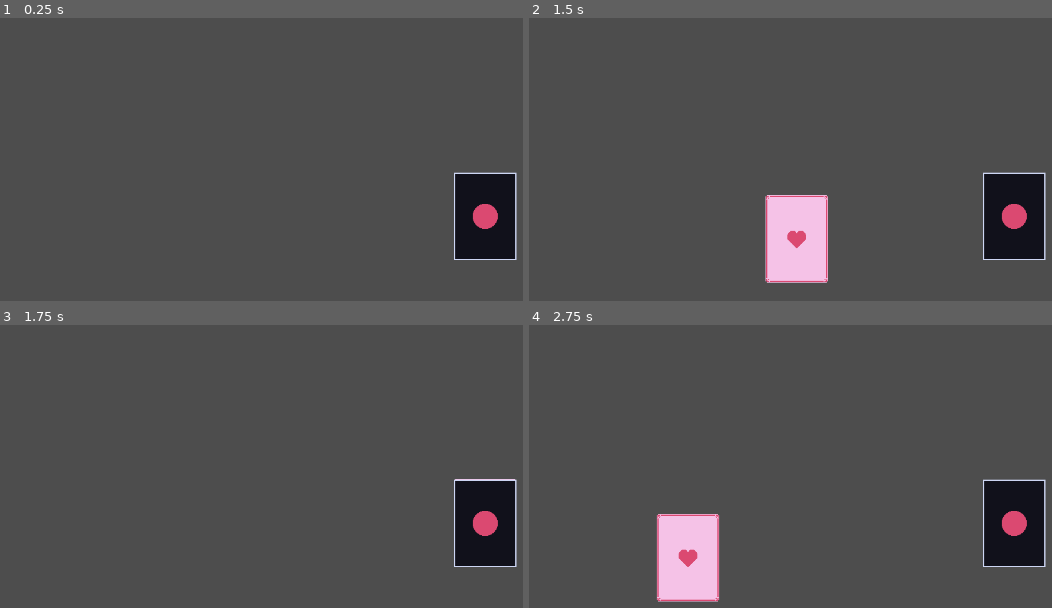
Above: before the commit, frames 1-4 (two rows, left to right).
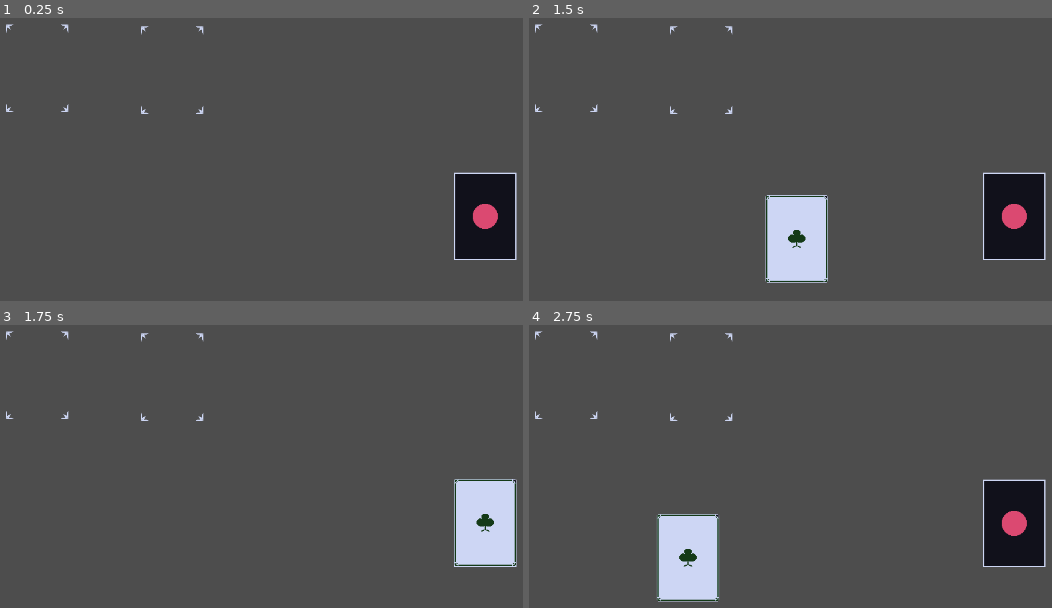
Above: after the commit, the same moments.

Repository: Ilwel/card-game-starter-pack
Game: Godot game, scene res://Scenes/MainExamples/MainBalatroTest.tscn
The game is run twice, just before and just after one commit, with the same random seed, the same clock (stepped at 60 frames per second) and the same inputs. Before the commit the project starts from res://Scenes/MainBalatroTest.tscn.
Inputs (mouse positions are in pixels of both pictures, inside the frame that each line leads up to):
- Up to frame 1 (0.25 s): no input
- Up to frame 2 (1.5 s): tap Enter at 0.5 s; drag from (1015, 216) to (769, 32) at 0.52 s; tap Space at 1.25 s; drag from (685, 250) to (1015, 216) at 1.27 s
- Up to frame 3 (1.75 s): no input
- Up to frame 4 (2.75 s): move the mouse to (769, 339) at 2.02 s; click (769, 339) at 2.17 s

The runs differ from the first frame. In frame 1, 0.2% of the frame differs, in the area x 1-40%, y 2-34%; in frame 2, 3.9%, in the area x 1-58%, y 2-94%; in frame 3, 3.8%; in frame 4, 3.8%.

Commit message:
feat: drag and drop on slot

Diff:
--- a/Assets/DeckData/deck_example.json
+++ b/Assets/DeckData/deck_example.json
@@ -1,5 +1,6 @@
 [
-	"hearts", "hearts", "hearts",
-	"hearts", "hearts", "hearts",
-	"hearts", "hearts", "hearts",
+	"hearts", "spades", "diamonds", "clubs",
+	"hearts", "spades", "diamonds", "clubs",
+	"hearts", "spades", "diamonds", "clubs",
+	"hearts", "spades", "diamonds", "clubs",
 ]
--- a/Scenes/MainBalatroTest.tscn
+++ /dev/null
@@ -1,13 +0,0 @@
-[gd_scene load_steps=3 format=3 uid="uid://2pbjwookgu6t"]
-
-[ext_resource type="PackedScene" uid="uid://c76xrtcqxpntm" path="res://Scenes/Hands/HandBalatro.tscn" id="1_bsbhq"]
-[ext_resource type="PackedScene" uid="uid://l1gxjt6we0nk" path="res://Scenes/Deck.tscn" id="2_a77vm"]
-
-[node name="MainBalatroTest" type="Node2D"]
-
-[node name="HandBalatro" parent="." instance=ExtResource("1_bsbhq")]
-highlight_cards_limit = 3
-
-[node name="Deck" parent="." node_paths=PackedStringArray("hand") instance=ExtResource("2_a77vm")]
-position = Vector2(1162, 495)
-hand = NodePath("../HandBalatro")
--- /dev/null
+++ b/Scenes/MainExamples/MainBalatroTest.tscn
@@ -0,0 +1,20 @@
+[gd_scene load_steps=4 format=3 uid="uid://2pbjwookgu6t"]
+
+[ext_resource type="PackedScene" uid="uid://c76xrtcqxpntm" path="res://Scenes/Hands/HandBalatro.tscn" id="1_djouo"]
+[ext_resource type="PackedScene" uid="uid://l1gxjt6we0nk" path="res://Scenes/Deck.tscn" id="2_dysry"]
+[ext_resource type="PackedScene" uid="uid://brwg7gyk7w647" path="res://Scenes/Slot.tscn" id="3_dysry"]
+
+[node name="MainBalatroTest" type="Node2D"]
+
+[node name="HandBalatro" parent="." instance=ExtResource("1_djouo")]
+highlight_cards_limit = 3
+
+[node name="Deck" parent="." node_paths=PackedStringArray("hand") instance=ExtResource("2_dysry")]
+position = Vector2(1162, 495)
+hand = NodePath("../HandBalatro")
+
+[node name="Slot2" parent="." instance=ExtResource("3_dysry")]
+position = Vector2(661, 261)
+
+[node name="Slot" parent="." instance=ExtResource("3_dysry")]
+position = Vector2(445, 258)
--- /dev/null
+++ b/Scenes/MainExamples/MainHandTest.tscn
@@ -0,0 +1,19 @@
+[gd_scene load_steps=4 format=3 uid="uid://voc736qbshtg"]
+
+[ext_resource type="PackedScene" uid="uid://cvl8j2086bm7e" path="res://Scenes/Hands/Hand.tscn" id="1_q73k7"]
+[ext_resource type="PackedScene" uid="uid://l1gxjt6we0nk" path="res://Scenes/Deck.tscn" id="2_ydqno"]
+[ext_resource type="PackedScene" uid="uid://brwg7gyk7w647" path="res://Scenes/Slot.tscn" id="3_631kj"]
+
+[node name="MainHandTest" type="Node2D"]
+
+[node name="Hand" parent="." instance=ExtResource("1_q73k7")]
+
+[node name="Deck" parent="." node_paths=PackedStringArray("hand") instance=ExtResource("2_ydqno")]
+position = Vector2(1132, 480)
+hand = NodePath("../Hand")
+
+[node name="Slot" parent="." instance=ExtResource("3_631kj")]
+position = Vector2(766, 309)
+
+[node name="Slot2" parent="." instance=ExtResource("3_631kj")]
+position = Vector2(502, 306)
--- /dev/null
+++ b/Scenes/Slot.tscn
@@ -0,0 +1,20 @@
+[gd_scene load_steps=4 format=3 uid="uid://brwg7gyk7w647"]
+
+[ext_resource type="Texture2D" uid="uid://bg3u8572d8o2w" path="res://Assets/CardSlot.png" id="1_vqo0j"]
+[ext_resource type="Script" uid="uid://c2w886xlneqld" path="res://Scripts/CardSlot.gd" id="2_4h18v"]
+
+[sub_resource type="RectangleShape2D" id="RectangleShape2D_4h18v"]
+size = Vector2(100, 140)
+
+[node name="Slot" type="Node2D"]
+script = ExtResource("2_4h18v")
+
+[node name="SlotSprite" type="Sprite2D" parent="."]
+texture = ExtResource("1_vqo0j")
+
+[node name="SlotArea" type="Area2D" parent="."]
+collision_layer = 2
+
+[node name="SlotCollision" type="CollisionShape2D" parent="SlotArea"]
+shape = SubResource("RectangleShape2D_4h18v")
+debug_color = Color(0.5923751, 0.5353268, 0.3240531, 0.41960785)
--- a/Scripts/Card.gd
+++ b/Scripts/Card.gd
@@ -4,6 +4,7 @@
 
 @onready var card_back_sprite = $CardBackSprite
 @onready var card_sprite = $CardSprite
+@onready var card_collision = $CardArea/CardCollision
 var card_id = ""
 
 signal click
--- a/Scripts/CardManager.gd
+++ b/Scripts/CardManager.gd
@@ -1,7 +1,7 @@
 extends Node2D
 
 @onready var screen_size: Vector2 = get_viewport_rect().size
-var card_being_dragged = null
+var card_being_dragged: Card = null
 var current_time: float = 0.0
 
 func _ready() -> void:
@@ -32,6 +32,7 @@
 
 func start_drag(card: Card):
 	card_being_dragged = card
+	card_being_dragged.z_index = 1
 
 func handle_balatro_finish_drag():
 	var hand: HandBalatro = get_parent()
@@ -41,11 +42,28 @@
 	elif is_instance_of(get_parent(), HandBalatro) and get_parent().highlight_cards.has(card_being_dragged) and current_time > 0.2:
 		remove_card_from_highlights(card_being_dragged)
 
+func handle_slot(card_slot: CardSlot):
+	remove_child(card_being_dragged)
+	card_being_dragged.card_collision.disabled = true
+	card_being_dragged.z_index = -1
+	card_slot.add_child(card_being_dragged)
+	card_slot.move_child(card_being_dragged, 0)
+	card_being_dragged.global_position = card_slot.global_position
+	card_slot.slot_full = true
+	if is_instance_of(get_parent(), HandBalatro) and get_parent().highlight_cards.has(card_being_dragged):
+		remove_card_from_highlights(card_being_dragged)
+
 func finish_drag():
 	if not card_being_dragged:
 		return
-	if is_instance_of(get_parent(), HandBalatro):
+	var card_slot_found = raycast_check_for_slot()
+	if card_slot_found and not card_slot_found.slot_full:
+		handle_slot(card_slot_found)
+	elif is_instance_of(get_parent(), HandBalatro):
 		handle_balatro_finish_drag()
+		card_being_dragged.z_index = 0
+	else:
+		card_being_dragged.z_index = 0
 	current_time = 0.0
 	card_being_dragged = null
 
@@ -65,6 +83,12 @@
 	var result: Array = Globals.intersect_point_with_mask(1)
 	if result.size() > 0:
 		return _get_highest_z_card(result)
+	return null
+
+func raycast_check_for_slot() -> CardSlot:
+	var result: Array = Globals.intersect_point_with_mask(2)
+	if result.size() > 0:
+		return result[0].collider.get_parent()
 	return null
 
 func connect_card_signals(card:Card):
--- /dev/null
+++ b/Scripts/CardSlot.gd
@@ -0,0 +1,10 @@
+class_name CardSlot extends Node
+
+var slot_full = false
+
+func _ready() -> void:
+	pass
+
+
+func _process(_delta: float) -> void:
+	pass
Binary file added: Assets/CardSlot.png
Not shown, added: Assets/CardSlot.png.import
Not shown, added: Scripts/CardSlot.gd.uid
